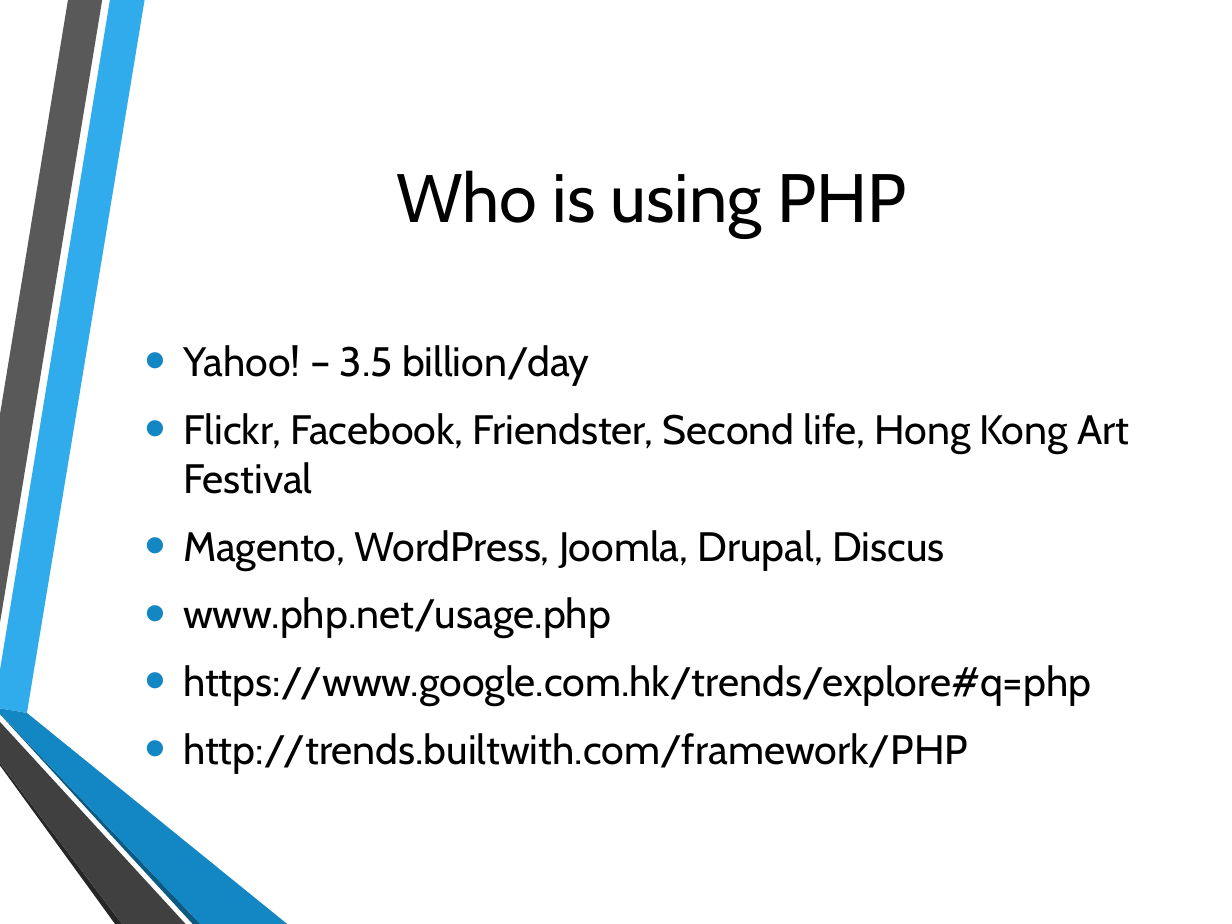
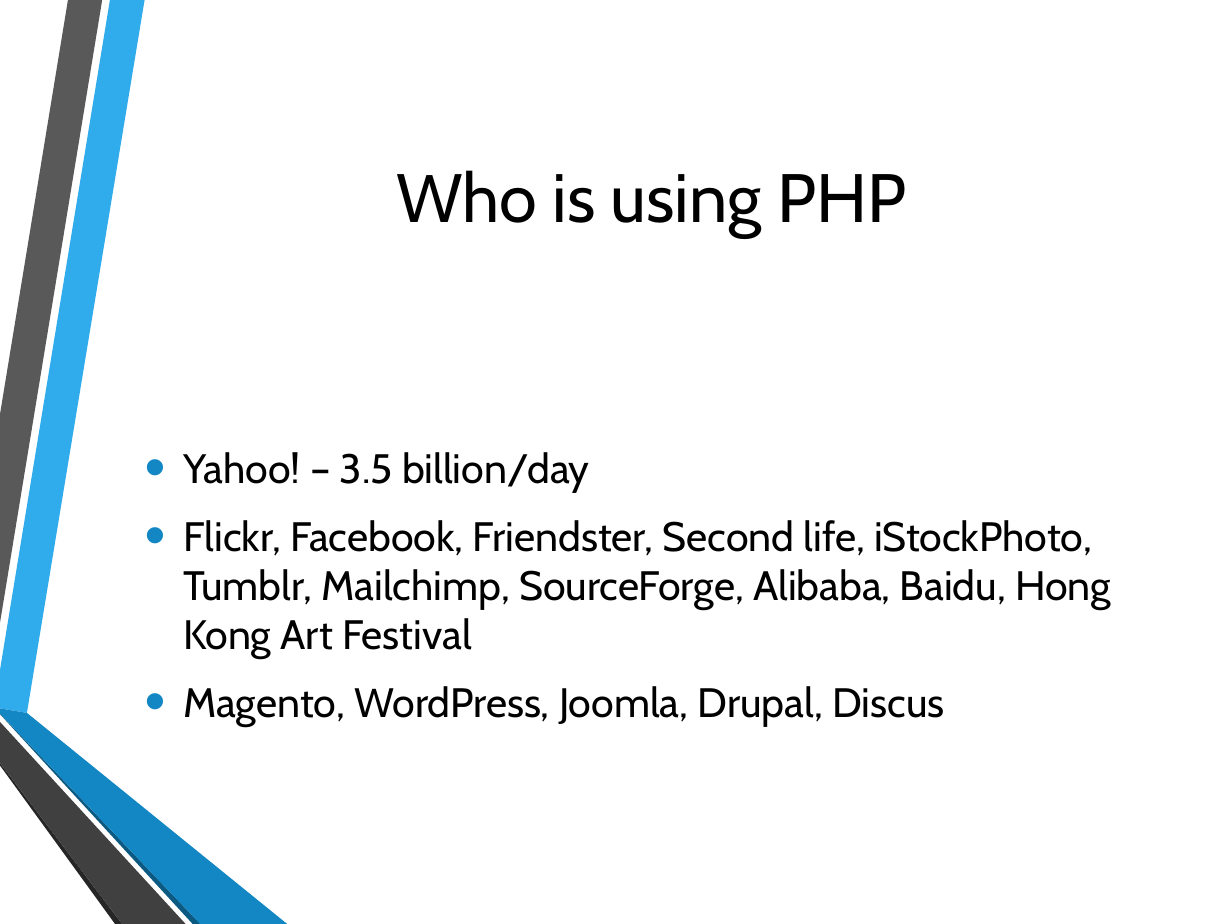
Before and after one commit to hatted/fevaworks-php, a slide deck: slide 12 of php-fw1/lesson1.pptx. Drawn at 1232x924 pixels with LibreOffice and Linux fonts; fonts in the diff are those of the drawing; background and template pictures are left out. Boxes give left, top, right and bottom in pixels: in the first picture for what was removed or moved away, otherwise in the second. Text is boxed around its words. In the diff, an @@ line names an element or a change of style, - is before the commit and + after.

```diff
--- a/php-fw1/lesson1.pptx
+++ b/php-fw1/lesson1.pptx
@@ text at (183,520,1111,659): text changed @@
-• Flickr, Facebook, Friendster, Second life, Hong Kong Art Festival
+• Flickr, Facebook, Friendster, Second life, iStockPhoto, Tumblr, Mailchimp, SourceForge, Alibaba, Baidu, Hong Kong Art Festival
@@ text at (183,597,1091,774): paragraphs removed @@
-• www.php.net/usage.php
-• https://www.google.com.hk/trends/explore#q=php
-• http://trends.builtwith.com/framework/PHP
```
Also in this commit, not shown: 1 other slide changed, 2 slides added, 8 other files.
